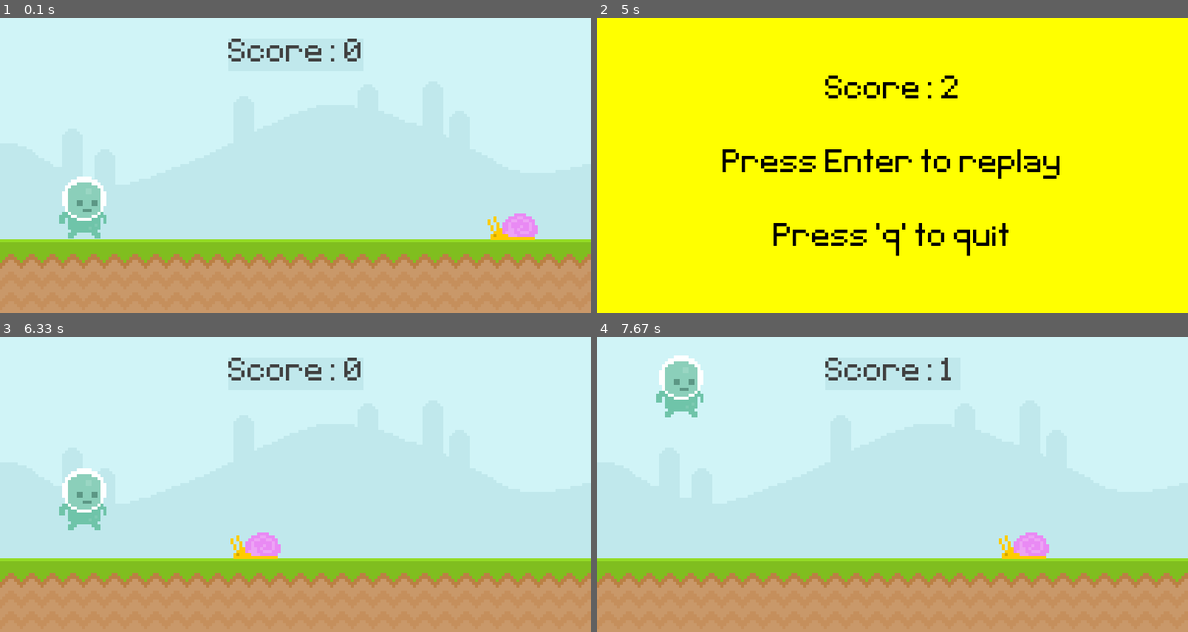
Above: before the commit, frames 1-4 (two rows, left to right).
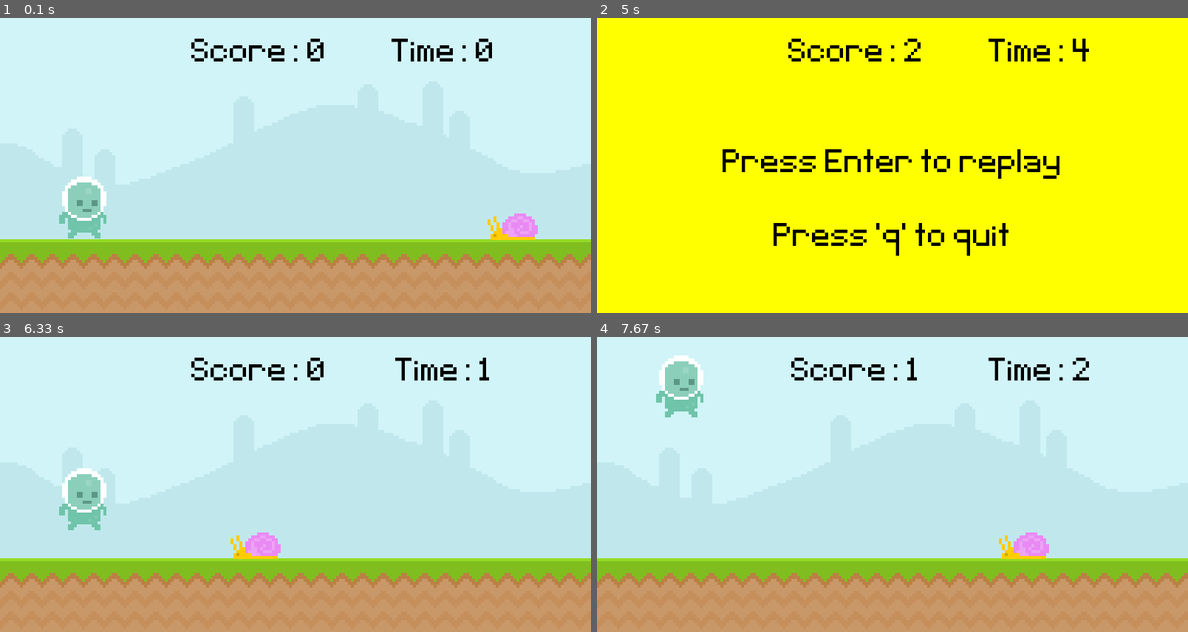
Above: after the commit, the same moments.

Repository: PaoloGuglie/Clear_Code_Tutorials
Game: pygame game, started from introduction to Pygame/project 1/main.py
The game is run twice, just before and just after one commit, with the same random seed, the same clock (stepped at 60 frames per second) and the same inputs.
Inputs:
- Up to frame 1 (0.1 s): no input
- Up to frame 2 (5 s): tap Space at 0.33, 0.73, 1.03, 1.23, 1.57, 1.87, 2.07, 2.37, 2.63, 3.4, 3.8, 4.1, 4.87 s
- Up to frame 3 (6.33 s): tap Space at 5.17, 5.7, 6, 6.2 s; tap Enter at 5.3 s
- Up to frame 4 (7.67 s): tap Space at 6.53, 6.83, 7.03, 7.33, 7.6 s

The runs differ from the first frame. In frame 1, 1.4% of the frame differs, in the area x 32-84%, y 7-15%; in frame 2, 1.5%, in the area x 32-84%, y 7-28%; in frame 3, 1.3%; in frame 4, 1.3%.

Commit message:
Game displays start time, score, final time and final score correctly. Deleted functions file.

Diff:
--- a/introduction to Pygame/project 1/functions.py
+++ /dev/null
@@ -1,7 +0,0 @@
-import pygame
-import sys
-
-
-def quit_game():
-    pygame.quit()
-    sys.exit()
--- a/introduction to Pygame/project 1/main.py
+++ b/introduction to Pygame/project 1/main.py
@@ -1,7 +1,33 @@
 # Import statements
 import pygame
+import sys
 from settings import *
-from functions import *
+
+
+# Functions
+def quit_game():
+    pygame.quit()
+    sys.exit()
+
+
+def display_score():
+    score_surface = text_font.render(f'Score: {SCORE}', True, 'Black')
+    score_rect = score_surface.get_rect(center=(350, 50))
+    screen.blit(score_surface, score_rect)
+
+
+def display_time():
+    current_time = int(pygame.time.get_ticks() / 1000 - START_TIME)
+    time_surface = text_font.render(f'Time: {current_time}', True, 'Black')
+    time_rect = time_surface.get_rect(center=(600, 50))
+    screen.blit(time_surface, time_rect)
+
+
+def display_final_time():
+    time_surface = text_font.render(f'Time: {FINAL_TIME - START_TIME}', True, 'Black')
+    time_rect = time_surface.get_rect(center=(600, 50))
+    screen.blit(time_surface, time_rect)
+
 
 # Initialize
 pygame.init()
@@ -14,10 +40,6 @@
 sky_surface = pygame.image.load("../graphics/Sky.png").convert()
 ground_surface = pygame.image.load("../graphics/ground.png").convert()
 
-# Create score surface and rectangle
-score_surface = text_font.render(f'Score: {SCORE}', True, (64, 64, 64))
-score_rect = score_surface.get_rect(center=(400, 50))
-
 # Create snail surface and rectangle
 snail_surface = pygame.image.load('../graphics/snail/snail1.png').convert_alpha()
 snail_rectangle = snail_surface.get_rect(topleft=SNAIL_POSITION)
@@ -29,19 +51,19 @@
 # Main loop
 while True:
 
-    # Check for inputs
+    # INPUTS
     for event in pygame.event.get():
         # Quit
         if event.type == pygame.QUIT:
             quit_game()
-        # During Gameplay
+
         if GAME_ACTIVE:
             # Jump
             if event.type == pygame.KEYDOWN:
                 if event.key == pygame.K_SPACE:
                     if player_rectangle.y == 215:
                         PLAYER_GRAVITY = -20
-        # During game over screen
+
         else:
             if event.type == pygame.KEYDOWN:
                 if event.key == pygame.K_RETURN:
@@ -49,9 +71,9 @@
                     GAME_ACTIVE = True
                     # Reposition the snail
                     snail_rectangle.left = 800
-                    # Reset score
+                    # Reset score and time
                     SCORE = 0
-                    score_surface = text_font.render(f'Score: {SCORE}', True, (64, 64, 64))
+                    START_TIME = int(pygame.time.get_ticks() / 1000)
                 elif event.key == pygame.K_q:
                     quit_game()
 
@@ -60,13 +82,14 @@
         screen.blit(sky_surface, (0, 0))
         screen.blit(ground_surface, (0, 300))
 
-        pygame.draw.rect(screen, '#c0e8ec', score_rect)
-        screen.blit(score_surface, score_rect)
-
         screen.blit(player_surface, player_rectangle)
         screen.blit(snail_surface, snail_rectangle)
 
-        # Move the player in the air
+        # Display score and time
+        display_score()
+        display_time()
+
+        # Jump behaviour
         if PLAYER_GRAVITY < 0 or player_rectangle.y != 215:
             PLAYER_GRAVITY += 1
             player_rectangle.y += PLAYER_GRAVITY
@@ -77,30 +100,34 @@
         if snail_rectangle.right <= 0:
             # Move snail back to start
             snail_rectangle.left = 800
-            # Update score
+            # Update score and text
             SCORE += 1
-            score_surface = text_font.render(f'Score: {SCORE}', True, (64, 64, 64))
+            display_score()
 
         # Check for player-snail collision
         if player_rectangle.colliderect(snail_rectangle):
+            # Game over
             GAME_ACTIVE = False
+            # Get current time
+            FINAL_TIME = int(pygame.time.get_ticks() / 1000)
 
     else:
         # Game over screen
         screen.fill('Yellow')
 
-        final_score_surface = text_font.render(f"Score: {SCORE}", True, 'Black')
-        final_score_rect = final_score_surface.get_rect(center=(400, 100))
+        # Display elements
+        display_score()
+        display_final_time()
 
+        # Replay message
         replay_msg_surface = text_font.render("Press Enter to replay", True, 'Black')
         replay_msg_rect = replay_msg_surface.get_rect(center=(400, 200))
+        screen.blit(replay_msg_surface, replay_msg_rect)
 
+        # Quit message
         quit_msg_surface = text_font.render("Press 'q' to quit", True, 'Black')
-        quit_msg_text = quit_msg_surface.get_rect(center=(400, 300))
-
-        screen.blit(final_score_surface, final_score_rect)
-        screen.blit(replay_msg_surface, replay_msg_rect)
-        screen.blit(quit_msg_surface, quit_msg_text)
+        quit_msg_rect = quit_msg_surface.get_rect(center=(400, 300))
+        screen.blit(quit_msg_surface, quit_msg_rect)
 
     # Update everything
     pygame.display.update()
--- a/introduction to Pygame/project 1/settings.py
+++ b/introduction to Pygame/project 1/settings.py
@@ -9,6 +9,8 @@
 
 # Clock
 FRAME_RATE = 60
+START_TIME = 0
+FINAL_TIME = 0
 
 # Snail position
 SNAIL_POSITION = (700, 265)
